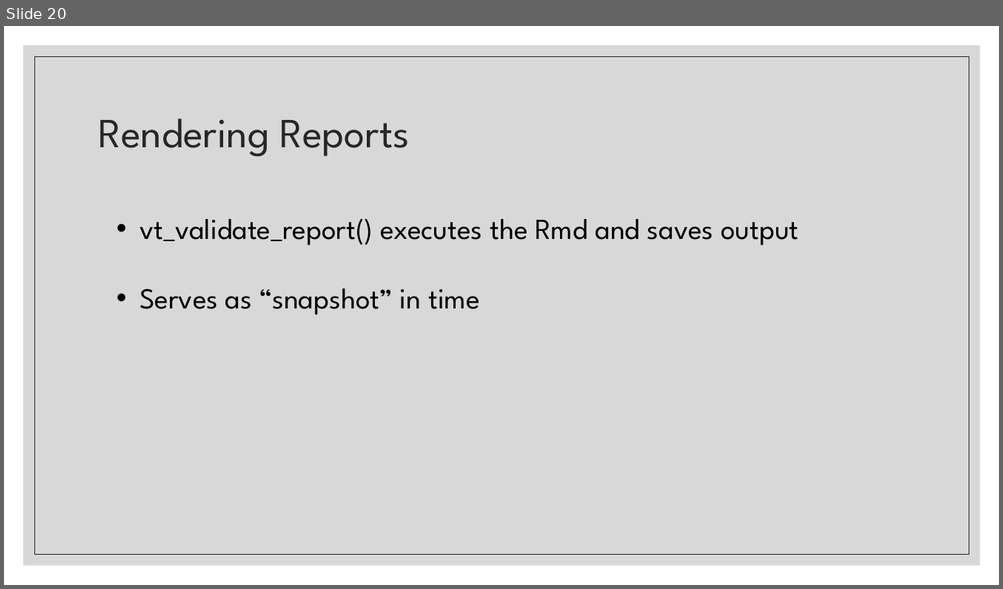
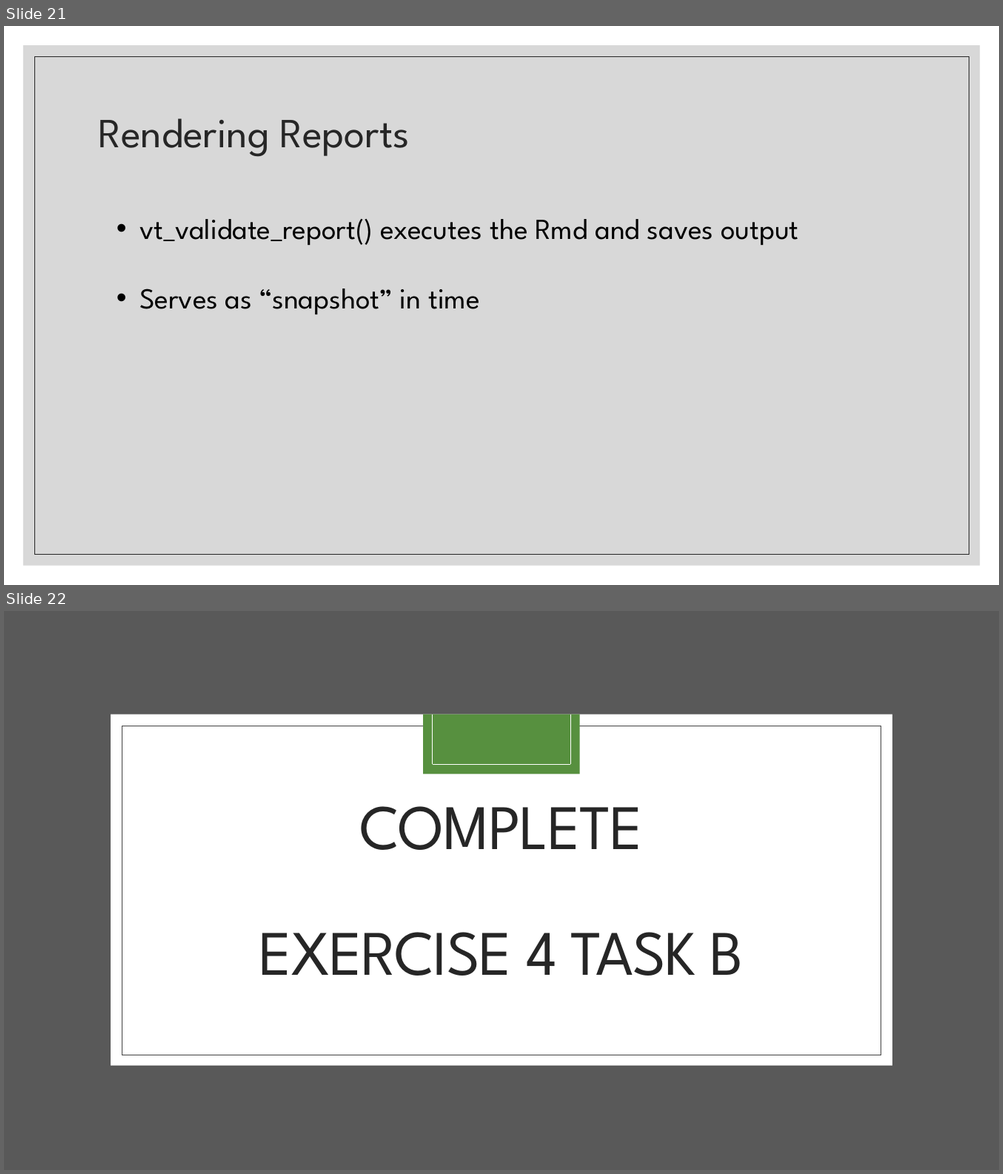
Before and after one commit to FredHutch/R_Package_Validation_Tutorial, a slide deck: Slides/Slides-04-Elements_of_Validation/Slides-04-Elements_of_Validation.pptx. Shown one above the other, each under a label of ours: slide 20 before the commit, slides 21 and 22 after it. The pictures are 1003x589 and 1003x1174 pixels, drawn with LibreOffice and Linux fonts; fonts in the diff are those of the drawing. Boxes give left, top, right and bottom in pixels: in the first picture for what was removed or moved away, otherwise in the second. Text is boxed around its words. In the diff, an @@ line names an element or a change of style, - is before the commit and + after.

```diff
--- a/Slides/Slides-04-Elements_of_Validation/Slides-04-Elements_of_Validation.pptx
+++ b/Slides/Slides-04-Elements_of_Validation/Slides-04-Elements_of_Validation.pptx
@@ slide 22 added at (4,611,999,1170), background #FFFFFF @@
@@ rectangle added at (4,611,999,1170), fill #595959 @@
@@ rectangle added at (111,715,892,1066), fill #FFFFFF @@
@@ rectangle added at (424,715,580,775), fill #57903F @@
@@ line added from (432, 715) to (432, 765), #FFFFFF 0.5 pt @@
@@ line added from (570, 715) to (570, 765), #FFFFFF 0.5 pt @@
@@ rectangle added at (122,726,881,1055), outline #404040 0.5 pt @@
@@ line added from (432, 765) to (570, 765), #FFFFFF 0.5 pt @@
@@ title added at (259,806,743,976), 61.2 pt, text #262626 @@
+COMPLETE
+EXERCISE 4 TASK B
@@ what was slide 20 is now slide 21 @@
```
Also in this commit, not shown: 4 other slides added, 1 slide removed, 8 other files.
